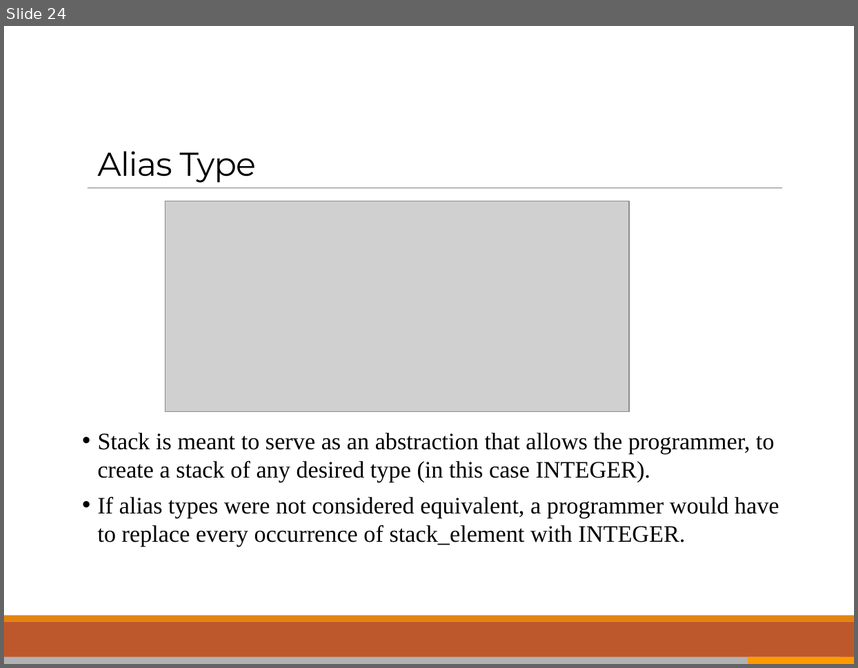
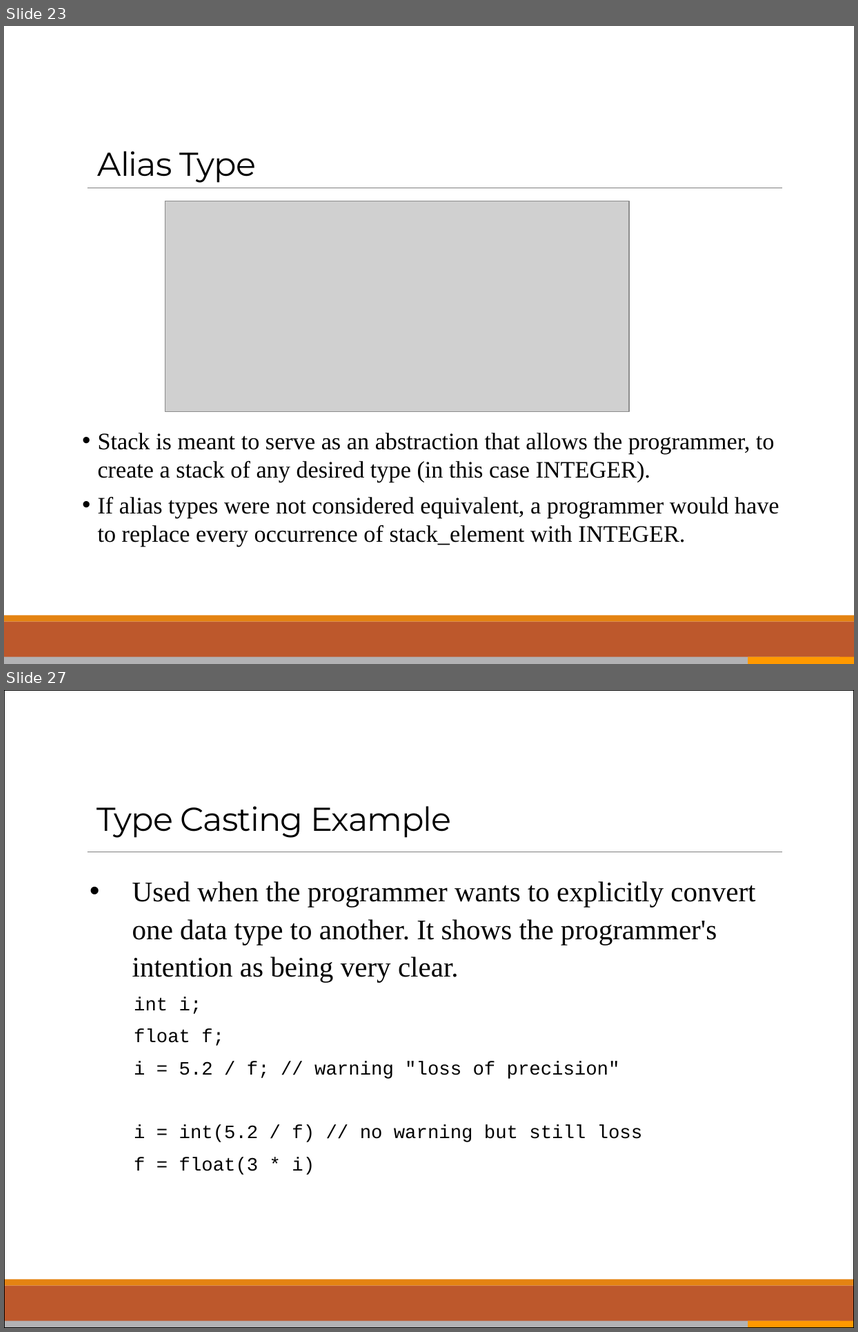
Before and after one commit to ppawar/ppawar.github.io, a slide deck: CSE216-S19/slides/PPT/CSE216_Lec4.pptx. Shown one above the other, each under a label of ours: slide 24 before the commit, slides 23 and 27 after it; the slides between them are not shown. The pictures are 858x668 and 858x1332 pixels, drawn with LibreOffice and Linux fonts; fonts in the diff are those of the drawing; grey boxes stand for pictures. Boxes give left, top, right and bottom in pixels: in the first picture for what was removed or moved away, otherwise in the second. Text is boxed around its words. In the diff, an @@ line names an element or a change of style, - is before the commit and + after.

```diff
--- a/CSE216-S19/slides/PPT/CSE216_Lec4.pptx
+++ b/CSE216-S19/slides/PPT/CSE216_Lec4.pptx
@@ slide 27 added at bbox=[4, 690, 854, 1328], background #FFFFFF; not listed: 3 template elements that a slide beside it also shows @@
@@ rectangle added at bbox=[4, 690, 854, 1328], outline #000000 0.75 pt @@
@@ title added at bbox=[97, 806, 451, 838], 28 pt, text #000000 @@
+Type Casting Example
@@ text added at bbox=[132, 881, 755, 1174], 24 pt, text #000000 @@
+• Used when the programmer wants to explicitly convert one data type to another. It shows the programmer's intention as being very clear.
+int i;
+float f;
+i = 5.2 / f; // warning "loss of precision"
+i = int(5.2 / f) // no warning but still loss
+f = float(3 * i)
@@ rectangle added at bbox=[4, 1321, 840, 1328], fill #B2B2B4 @@
@@ rectangle added at bbox=[748, 1321, 854, 1328], fill #FF9900 @@
@@ what was slide 24 is now slide 23 @@
```
Also in this commit, not shown: 2 slides changed, 15 other slides added, 1 slide removed, 15 other files.
